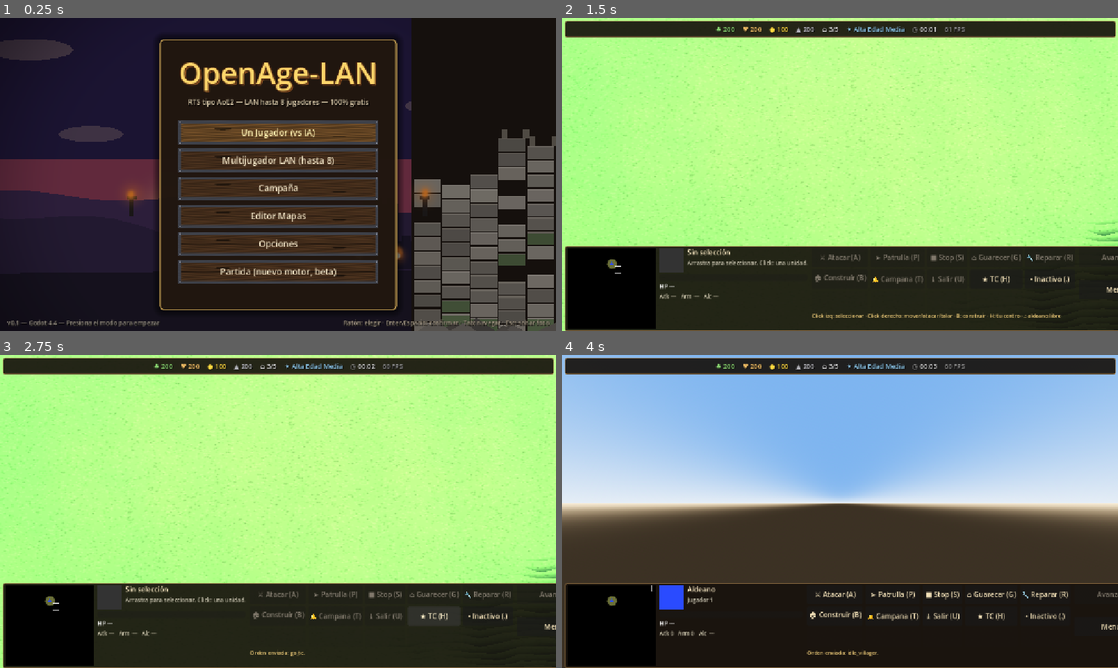
Above: before the commit, frames 1-4 (two rows, left to right).
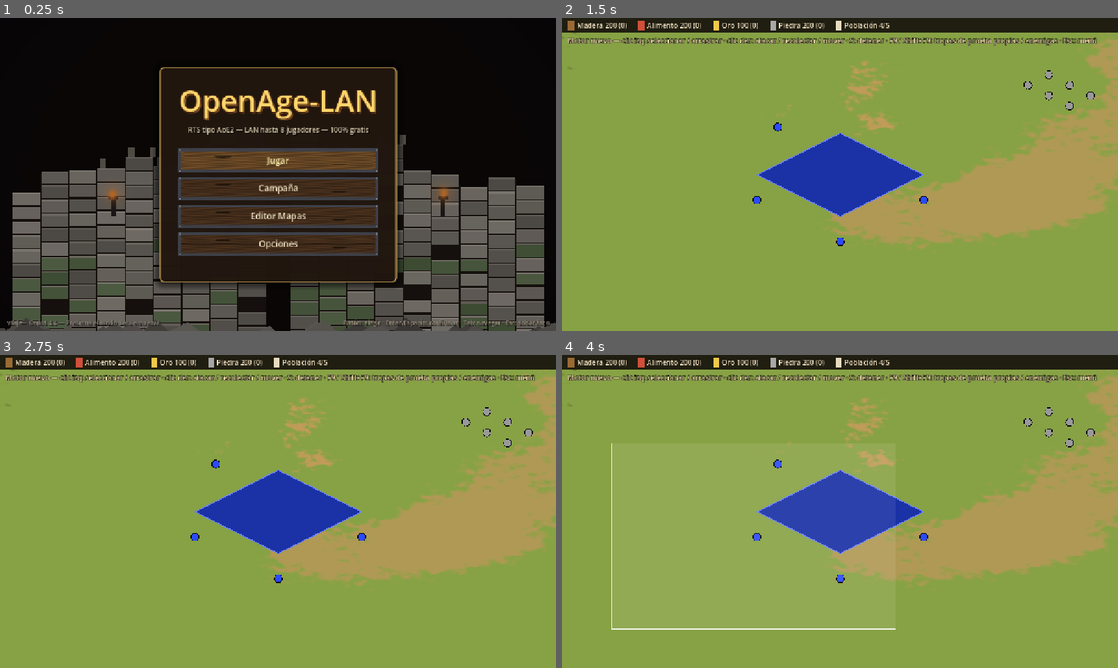
Above: after the commit, the same moments.

Repository: FelipeDiazAimar/OpenAge2
Game: Godot game, scene res://ui/menus/MainMenu.tscn
The game is run twice, just before and just after one commit, with the same random seed, the same clock (stepped at 60 frames per second) and the same inputs.
Inputs (mouse positions are in pixels of both pictures, inside the frame that each line leads up to):
- Up to frame 1 (0.25 s): no input
- Up to frame 2 (1.5 s): click (840, 133) at 0.5 s, where only the run before the commit has a clickable "Un Jugador (vs IA)"; click (840, 158) at 1.25 s, where only the run after the commit has a clickable "Jugar"
- Up to frame 3 (2.75 s): click (433, 614) at 2 s, where only the run before the commit has a clickable "★ TC (H)"
- Up to frame 4 (4 s): click (1051, 614) at 2.75 s, where only the run before the commit has a clickable "• Inactivo (.)"; tap Enter at 3.5 s; drag from (612, 627) to (895, 442) at 3.52 s

The runs differ from the first frame. In frame 1, 56% of the frame differs, in the area x 0-100%, y 0-100%; in frame 2, 97%; in frame 3, 97%; in frame 4, 97%.

Commit message:
Menu motor nuevo: fuera botones viejos, fondo solo ladrillo, estandartes y muro simetricos

Diff:
--- a/ui/menus/MainMenu.gd
+++ b/ui/menus/MainMenu.gd
@@ -101,12 +101,10 @@
 func _conectar_y_estilizar_botones() -> void:
 	# Mapea cada botón del TSCN a su ruta existente, sin cambiar destinos.
 	var rutas: Dictionary = {
-		"CenterContainer/MainFrame/Margin/MenuVBox/SingleButton": _on_single,
-		"CenterContainer/MainFrame/Margin/MenuVBox/MultiButton": _on_multi,
+		"CenterContainer/MainFrame/Margin/MenuVBox/PlayButton": _on_new_engine,
 		"CenterContainer/MainFrame/Margin/MenuVBox/CampaignButton": _on_campaign,
 		"CenterContainer/MainFrame/Margin/MenuVBox/EditorButton": _on_editor,
 		"CenterContainer/MainFrame/Margin/MenuVBox/OptionsButton": _on_options,
-		"CenterContainer/MainFrame/Margin/MenuVBox/NewEngineButton": _on_new_engine,
 	}
 	_botones.clear()
 	for ruta: String in rutas.keys():
@@ -118,16 +116,14 @@
 		if not btn.pressed.is_connected(fn):
 			btn.pressed.connect(fn)
 		_botones.append(btn)
-	# Respaldo: si el TSCN viniera vacío, recrea los 6 botones originales.
+	# Respaldo: si el TSCN viniera vacío, recrea los botones del motor nuevo.
 	if _botones.is_empty():
 		var vb := get_node_or_null("CenterContainer/MainFrame/Margin/MenuVBox") as VBoxContainer
 		if vb != null:
-			_add_btn(vb, "Un Jugador (vs IA)", _on_single)
-			_add_btn(vb, "Multijugador LAN (hasta 8)", _on_multi)
+			_add_btn(vb, "Jugar", _on_new_engine)
 			_add_btn(vb, "Campaña", _on_campaign)
 			_add_btn(vb, "Editor Mapas", _on_editor)
 			_add_btn(vb, "Opciones", _on_options)
-			_add_btn(vb, "Partida (nuevo motor, beta)", _on_new_engine)
 
 func _estilo_boton_aoe(btn: Button) -> void:
 	# Delega en MenuStyle: borde hierro y hover dorado brillante.
@@ -211,18 +207,6 @@
 	parent.add_child(btn)
 	_botones.append(btn)
 
-func _on_single() -> void:
-	# Partida local inmediata vs bots (GameWorld usa driver solo-local sin peer).
-	get_tree().change_scene_to_file("res://ui/hud/Game.tscn")
-
-func _on_multi() -> void:
-	# Crea host LAN y avisa cómo unirse antes de entrar al juego.
-	var msg: String = NetManager.host_game("arabia")
-	_status.text = msg + " — tus amigos: Multijugador -> Buscar LAN"
-	# Pequeña espera para que el host ENet quede activo antes del cambio.
-	await get_tree().create_timer(0.5).timeout
-	get_tree().change_scene_to_file("res://ui/hud/Game.tscn")
-
 func _on_campaign() -> void:
 	# Abre la campaña si existe, o muestra aviso en el estado.
 	if ResourceLoader.exists("res://ui/menus/CampaignMenu.tscn"):
--- a/ui/menus/MainMenu.tscn
+++ b/ui/menus/MainMenu.tscn
@@ -106,21 +106,13 @@
 custom_minimum_size = Vector2(0, 12)
 layout_mode = 2
 
-[node name="SingleButton" type="Button" parent="CenterContainer/MainFrame/Margin/MenuVBox"]
+[node name="PlayButton" type="Button" parent="CenterContainer/MainFrame/Margin/MenuVBox"]
 custom_minimum_size = Vector2(460, 54)
 layout_mode = 2
 size_flags_horizontal = 4
 focus_mode = 2
 theme_override_font_sizes/font_size = 20
-text = "Un Jugador (vs IA)"
-
-[node name="MultiButton" type="Button" parent="CenterContainer/MainFrame/Margin/MenuVBox"]
-custom_minimum_size = Vector2(460, 54)
-layout_mode = 2
-size_flags_horizontal = 4
-focus_mode = 2
-theme_override_font_sizes/font_size = 20
-text = "Multijugador LAN (hasta 8)"
+text = "Jugar"
 
 [node name="CampaignButton" type="Button" parent="CenterContainer/MainFrame/Margin/MenuVBox"]
 custom_minimum_size = Vector2(460, 54)
@@ -145,14 +137,6 @@
 focus_mode = 2
 theme_override_font_sizes/font_size = 20
 text = "Opciones"
-
-[node name="NewEngineButton" type="Button" parent="CenterContainer/MainFrame/Margin/MenuVBox"]
-custom_minimum_size = Vector2(460, 54)
-layout_mode = 2
-size_flags_horizontal = 4
-focus_mode = 2
-theme_override_font_sizes/font_size = 20
-text = "Partida (nuevo motor, beta)"
 
 [node name="StatusLabel" type="Label" parent="CenterContainer/MainFrame/Margin/MenuVBox"]
 layout_mode = 2
--- a/ui/menus/MenuBackdrop.gd
+++ b/ui/menus/MenuBackdrop.gd
@@ -85,6 +85,16 @@
 	_construir_castillo()
 	_dar_textura_antorchas()
 	_pintar_banderas()
+	# Modo castillo: solo muralla de ladrillos. El panorama violeta queda
+	# oculto y el fondo es oscuridad cálida tras los boquetes.
+	_fondo_oscuro()
+	for nomb in ["SkyTop", "SkyMid", "SkyLow", "Sun", "Clouds", "Birds", "Castle"]:
+		var nd := get_node_or_null(nomb)
+		if nd != null:
+			nd.visible = false
+	_lejos.visible = false
+	_medias.visible = false
+	_suelo.visible = false
 	# Muralla derruida al frente (última capa, delante del panorama).
 	_ruina = Node2D.new()
 	_ruina.name = "Ruin"
@@ -204,6 +214,17 @@
 	return pts
 
 
+func _fondo_oscuro() -> void:
+	# Interior nocturno tras la muralla: se ve por boquetes y sobre el borde.
+	var fondo := ColorRect.new()
+	fondo.name = "MurallaNoche"
+	fondo.color = Color(0.03, 0.025, 0.022)
+	fondo.set_anchors_preset(Control.PRESET_FULL_RECT)
+	fondo.mouse_filter = Control.MOUSE_FILTER_IGNORE
+	add_child(fondo)
+	move_child(fondo, 0)
+
+
 func _colina(amp1: float, amp2: float, fase: float) -> PackedVector2Array:
 	# Perfil ondulado entre X0_COLINA y X1_COLINA, cerrado por abajo.
 	var pts := PackedVector2Array()
@@ -274,8 +295,8 @@
 
 # ------------------------------------------------------- muralla en ruinas --
 func _construir_ruina() -> void:
-	# Muralla gris derruida a izquierda y derecha; el centro queda libre para
-	# el panel del menú y el panorama se ve por encima del borde roto.
+	# Muralla gris derruida a TODO lo ancho tras el panel: alta en los
+	# bordes y desmoronada al centro. Sin panorama (modo castillo).
 	for c in _ruina.get_children():
 		_ruina.remove_child(c)
 		c.queue_free()
@@ -285,11 +306,10 @@
 	var h := _alto
 	if w < 10.0 or h < 10.0:
 		return
-	var abertura := minf(720.0, w * 0.48)
-	_lado_ruina((w - abertura) * 0.5, 0.0, h, -1)
-	_lado_ruina((w + abertura) * 0.5, w, h, 1)
-	_antorcha_muro((w - abertura) * 0.5 - 30.0, h * 0.58, true)
-	_antorcha_muro((w + abertura) * 0.5 + 30.0, h * 0.58, false)
+	_lado_ruina(0.0, w * 0.5, h, -1)
+	_lado_ruina(w * 0.5, w, h, 1)
+	_antorcha_muro(w * 0.5 - 380.0, h * 0.58, true)
+	_antorcha_muro(w * 0.5 + 380.0, h * 0.58, false)
 
 
 func _azar(ix: int, iy: int, semilla: int) -> float:
@@ -298,26 +318,39 @@
 
 
 func _lado_ruina(x0: float, x1: float, h: float, lado: int) -> void:
-	# Tramo de muralla: base oscura + ladrillos grises con huecos, merlones
-	# donde sigue en pie, musgo abajo y escombro en la base.
+	# Tramo de muralla: silueta escalonada (sin losa negra) + ladrillos
+	# grises con huecos, merlones donde sigue en pie, musgo y escombro.
 	if x1 - x0 < 40.0:
 		return
 	var semilla := 11 if lado < 0 else 77
-	# Silueta marrón oscura detrás (se ve por los huecos y el mortero).
-	_cuad(_ruina, Rect2(x0, 0.0, x1 - x0, h), Color(0.10, 0.08, 0.07))
 	var lad := 62.0
 	var alt := 30.0
 	var sep := 3.0
 	var ncol := maxi(1, int((x1 - x0) / (lad + sep)))
 	var ancho_real: float = ncol * lad + (ncol - 1) * sep
 	var ox: float = x0 + ((x1 - x0) - ancho_real) * 0.5
+	# Cimas por columna: altas fuera, desmoronadas hacia el centro.
+	var cimas: Array[float] = []
 	for col in ncol:
-		# Borde superior roto: bajo al centro para dejar ver el cielo,
-		# más alto hacia fuera. Nunca tapa el cielo por completo.
-		var borde: float = float(col) / float(maxi(1, ncol - 1)) # 0 dentro, 1 fuera
-		if lado > 0:
-			borde = 1.0 - borde
-		var cima: float = h * 0.34 + borde * h * 0.16 + _azar(col, 3, semilla) * h * 0.08
+		var borde: float = float(col) / float(maxi(1, ncol - 1))
+		if lado < 0:
+			borde = 1.0 - borde # en el tramo izq, fuera está a la izquierda
+		cimas.append(h * 0.34 + borde * h * 0.16 + _azar(col, 3, semilla) * h * 0.08)
+	# Silueta escalonada que sigue las cimas (nada de losa hasta arriba).
+	var sil := PackedVector2Array()
+	sil.append(Vector2(ox, h))
+	for col in ncol:
+		var izq: float = ox + float(col) * (lad + sep)
+		sil.append(Vector2(izq, cimas[col]))
+		sil.append(Vector2(izq + lad, cimas[col]))
+	sil.append(Vector2(ox + ancho_real, h))
+	var pg := Polygon2D.new()
+	pg.polygon = sil
+	pg.color = Color(0.10, 0.08, 0.07)
+	_ruina.add_child(pg)
+	for col in ncol:
+		# Ladrillos desde la cima calculada hasta la base.
+		var cima: float = cimas[col]
 		var y := cima
 		var fila := 0
 		while y < h:
@@ -348,11 +381,11 @@
 		var tri := PackedVector2Array([
 			Vector2(ex - etam, h), Vector2(ex + etam, h),
 			Vector2(ex + (_azar(i, 23, semilla) - 0.5) * etam, h - etam * (0.5 + _azar(i, 24, semilla) * 0.5))])
-		var pg := Polygon2D.new()
-		pg.polygon = tri
+		var escombro := Polygon2D.new()
+		escombro.polygon = tri
 		var g2 := 0.30 + 0.18 * _azar(i, 25, semilla)
-		pg.color = Color(g2, g2 * 0.97, g2 * 0.93)
-		_ruina.add_child(pg)
+		escombro.color = Color(g2, g2 * 0.97, g2 * 0.93)
+		_ruina.add_child(escombro)
 
 
 func _cuad(padre: Node, r: Rect2, c: Color) -> Polygon2D:
